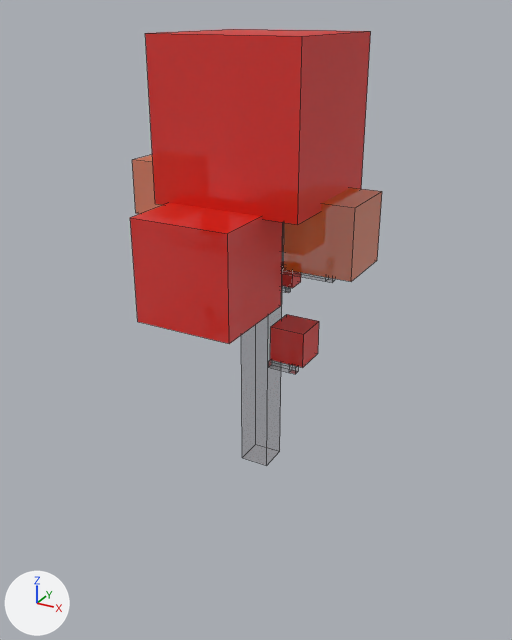
One commit to the FBX model ICT397-Project-Engine/res/models/environment/Red_Tree-WithTexture.fbx: the scene before it, then after it.
Camera for both pictures: a camera (50 mm lens) standing at (7.65, -14.19, 10.38) and looking at (-0.34, 0.33, 3.12). The axes (+X, +Y, +Z) are drawn at lower left. The lights are the same throughout. Mesh edges are drawn as thin lines.

In view in the first picture: 'Tree_3'.
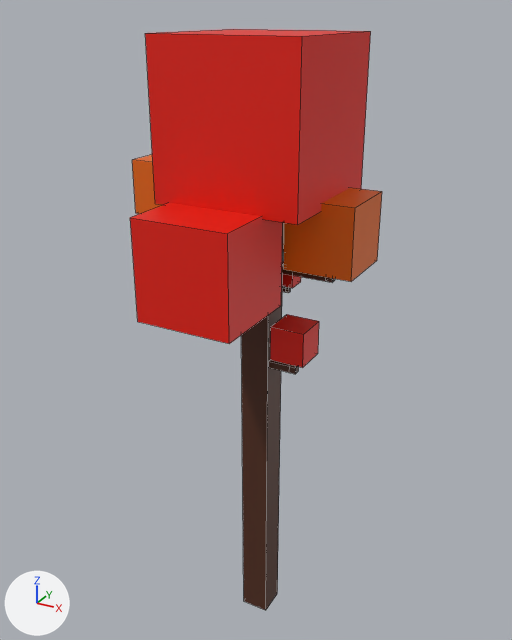
Boxes (x1, y1, x2, y2) around the edits, measured in the pictures (512 x 640 px; the box of a moved part takes in the faces that stretch with it):
'Tree_3', surface changed, reshaped
    before: (130, 29, 382, 374)
    after: (130, 29, 382, 610)
part 1 of me_cube_001, moved or reshaped (not visible before)
    after: (241, 227, 283, 610)

What changed in the scene script:
```text
Change mat_material_002:
    remove n3 = _N.new('ShaderNodeTexImage'); n3.name = 'Image Texture.001'
    remove n3.image = img_yellowtree_texture_png
    where n0 = _N.new('ShaderNodeBsdfPrincipled'); n0.name = 'Principled BSDF'
    remove _L.new(n3.outputs[0], n0.inputs[4])  # 'Color' to 'Alpha'
Change me_cube_001:
    where me_cube_001.from_pydata(...)  # 184 vertices, 152 faces; spans x -3.14..2.51, y -3.12..2.81, z -0.65..9.93
    used by ob_tree_3; location = (0.0, 0.0, 0.0)
    before: 0 (-0.37, -0.37, -0.65), 2 (-0.37, 0.37, -0.65), 4 (0.37, -0.37, -0.65), 6 (0.37, 0.37, -0.65)
    me_cube_001 part 1
    add for i in [0, 2, 4, 6]: me_cube_001.vertices[i].co += Vector((0.0, 0.0, -5.07))
```
